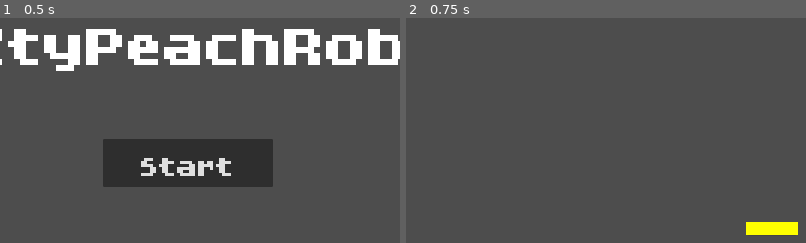
Above: before the commit, frames 1-2 (left to right).
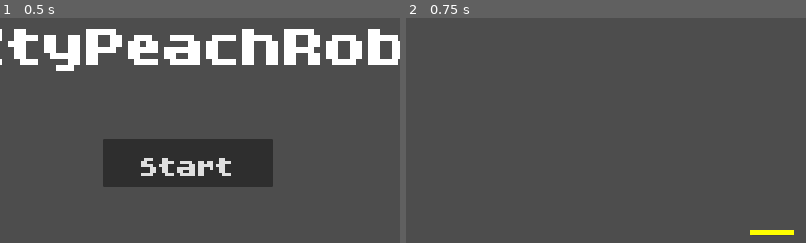
Above: after the commit, the same moments.

Repository: MarianPoirot/Gamejam
Game: Godot game, scene res://Scenes/UI/Opening.tscn
The game is run twice, just before and just after one commit, with the same random seed, the same clock (stepped at 60 frames per second) and the same inputs.
Inputs:
- Up to frame 1 (0.5 s): no input
- Up to frame 2 (0.75 s): click "Start" at 0.5 s
The pictures show only the part of the screen within x 26-76%, y 30-80%; the shares and areas given below are measured in that part.

Frame 1 is identical in both runs. In frame 2, 0.5% of the frame differs, in the area x 85-98%, y 90-97%.

Commit message:
Added missing khuzdul

Diff:
--- a/Scenes/Player/Mob.tscn
+++ b/Scenes/Player/Mob.tscn
@@ -44,9 +44,9 @@
 debug_color = Color(0.996078, 0, 0.196078, 0.419608)
 
 [node name="MobBar" type="ProgressBar" parent="."]
-offset_left = -48.0
-offset_top = -96.0
-offset_right = 56.0
+offset_left = -40.0
+offset_top = -80.0
+offset_right = 48.0
 offset_bottom = -69.0
 max_value = 1000.0
 step = 1.0
--- a/Scenes/World/Elevator.tscn
+++ b/Scenes/World/Elevator.tscn
@@ -4,7 +4,7 @@
 [ext_resource type="Texture2D" uid="uid://cf6jgeinynxho" path="res://icon.svg" id="2_7hnxd"]
 
 [sub_resource type="RectangleShape2D" id="1"]
-size = Vector2(64, 64)
+size = Vector2(126, 127)
 
 [node name="NodeElevator" type="Node2D"]
 script = ExtResource("1")
@@ -15,6 +15,7 @@
 texture = ExtResource("2_7hnxd")
 
 [node name="CollisionShape2D" type="CollisionShape2D" parent="KinematicElevator"]
+position = Vector2(0, -0.5)
 shape = SubResource("1")
 
 [node name="Color" type="ColorRect" parent="KinematicElevator"]
--- a/Translations/Translation.csv
+++ b/Translations/Translation.csv
@@ -1,11 +1,11 @@
 ,en,fr,tl,khw
-KEY_LANG,Language,Langue,Wika,Agl�b
+KEY_LANG,Language,Langue,Wika,Aglab
 KEY_START,Start,Commencer,Magsimula,Agnun
 KEY_FR,French,Francais,Pranses,?
 KEY_EN,English,Anglais,Ingles,?
 KEY_TL,Tagalog,Tagalog,Tagalog,?
 KEY_KHW,Khuzdul,Khuzdul,Khuzdul,Khuzdul
-KEY_RESTART,Restart,Recommencer,?,?
-KEY_QUIT,Quit,Quitter,?,?
-GAME_OVER,Game Over !,Fin de la partie !,?,?
-KEY_EXIT,Exit,Quitter,?,?
+KEY_RESTART,Restart,Recommencer,Magsimula ulit,Abaggili
+KEY_QUIT,Quit,Quitter,Labasan,Ai-saruj
+GAME_OVER,Game Over !,Fin de la partie !,Laro sa paglipas,Jalamanati
+KEY_EXIT,Exit,Quitter,Labasan,Ai-saruj
